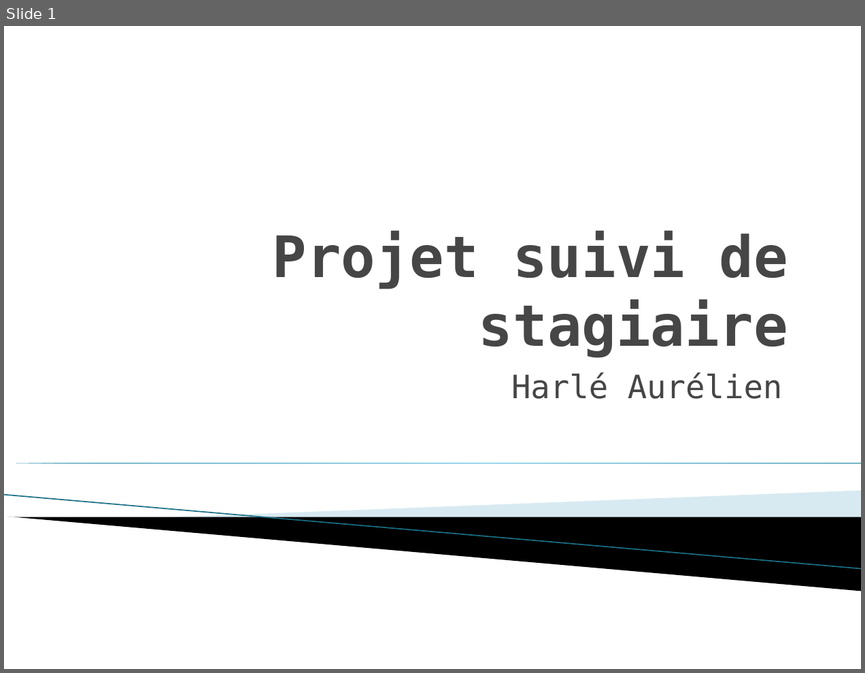
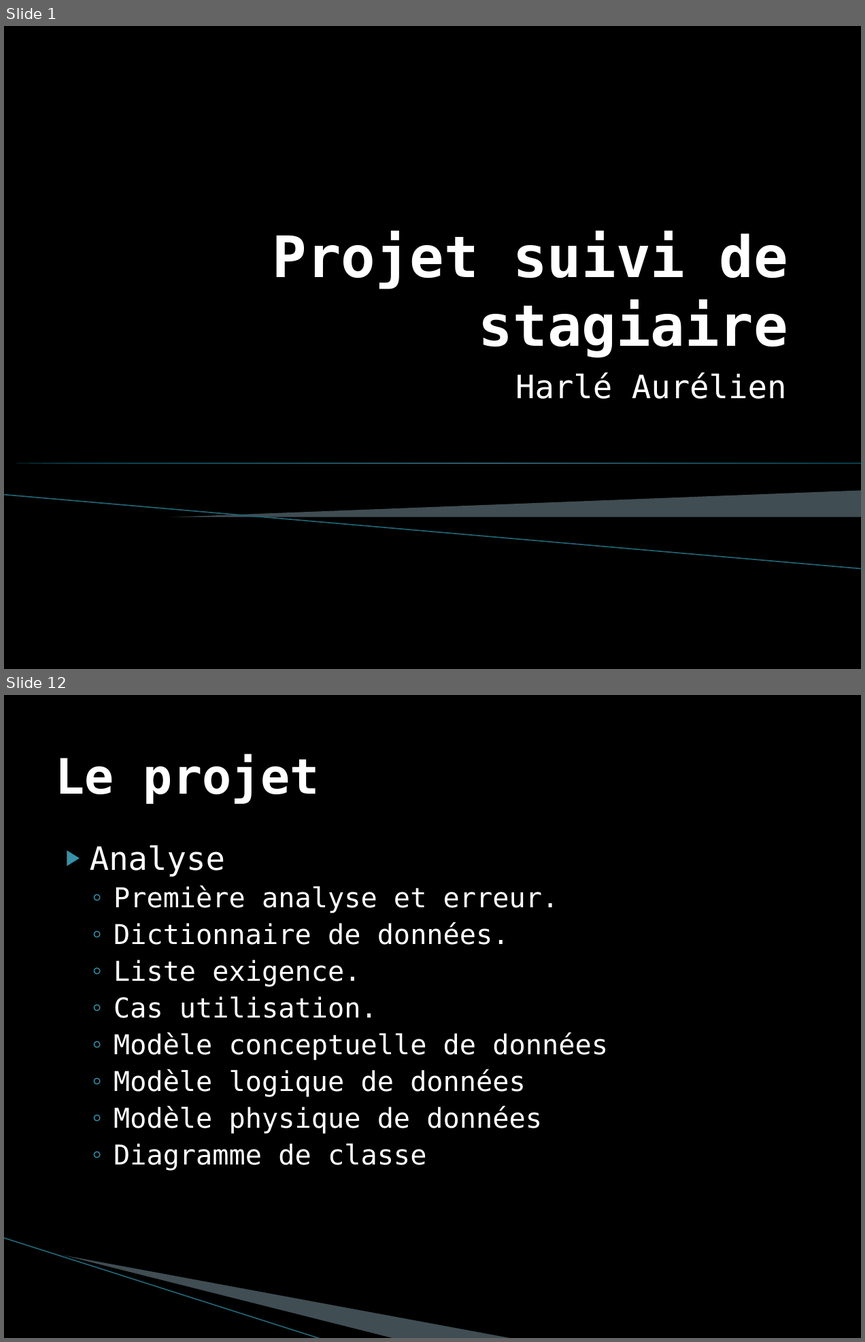
Before and after one commit to AurelienHarle/SuiviStagiaire, a slide deck: doc/Rapport de stage/Presentation suivi de stagiaire.pptx. Shown one above the other, each under a label of ours: slide 1 before the commit, slides 1 and 12 after it; the slides between them are not shown. The pictures are 865x673 and 865x1342 pixels, drawn with LibreOffice and Linux fonts; fonts in the diff are those of the drawing; background and template pictures are left out. Boxes give left, top, right and bottom in pixels: in the first picture for what was removed or moved away, otherwise in the second. Text is boxed around its words. In the diff, an @@ line names an element or a change of style, - is before the commit and + after.

```diff
--- a/doc/Rapport de stage/Presentation suivi de stagiaire.pptx
+++ b/doc/Rapport de stage/Presentation suivi de stagiaire.pptx
@@ slide 12 added at bbox=[4, 695, 861, 1338], background picture (left out) @@
@@ title added at bbox=[55, 754, 320, 804], 41 pt, text #FFFFFF, bold @@
+Le projet
@@ text added at bbox=[90, 845, 608, 1170], 23 pt, text #FFFFFF @@
+▶ Analyse
+  ◦ Première analyse et erreur.
+  ◦ Dictionnaire de données.
+  ◦ Liste exigence.
+  ◦ Cas utilisation.
+  ◦ Modèle conceptuelle de données
+  ◦ Modèle logique de données
+  ◦ Modèle physique de données
+  ◦ Diagramme de classe
@@ freeform shape added at bbox=[71, 1164, 427, 1299], fill #A3C2CE at 40% opacity @@
@@ freeform shape added at bbox=[4, 1238, 356, 1317], fill #000000 @@
@@ line added from (4, 1238) to (322, 1338), #9ABCC9 0.95 pt @@
@@ slide 1 changed as well @@
@@ background #FFFFFF to picture (left out) @@
@@ title "Projet suivi de stagiaire" at bbox=[273, 231, 788, 358]: text colour #464646 to #FFFFFF @@
@@ text "Harlé Aurélien" at bbox=[515, 372, 787, 399]: text colour #464646 to #FFFFFF @@
@@ right triangle at bbox=[4, 463, 861, 463]: fill gradient #007896 to #4CBBDF to gradient #0B6B82 to #56AAC5 @@
@@ line (4, 495) - (861, 569): stroke #97C5D8 0.95 pt to #9ABCC9 0.95 pt @@
@@ freeform shape at bbox=[162, 490, 861, 536]: fill #A0CBDC at 40% opacity to #A3C2CE at 40% opacity @@
```
Also in this commit, not shown: 4 other slides changed, 11 other slides added, 3 slides removed, 21 other files.
